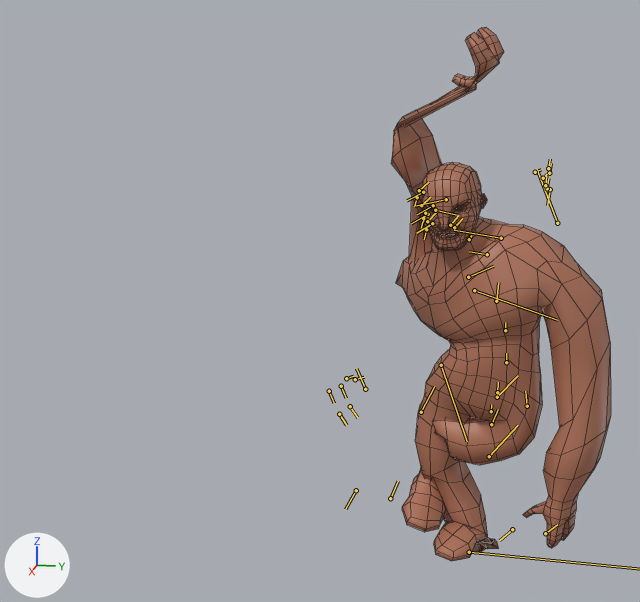
What one commit did to the FBX model KazgarsRevenge/KazgarsRevenge/KazgarsRevengeContent/Models/Player/k_onehanded_swing.fbx.
One viewpoint serves both versions: a 50 mm camera at (0.0787, 0.0011, 0.0439) aimed at (-0.0033, -0.0153, 0.0234). Lighting does not change. The marker at lower left points along +X, +Y and +Z. Both versions are drawn at frame 10 of the action 'k_onehanded_swing'; the numbers are the values there. The bones that bend it are drawn over the model as lines. Mesh edges are drawn as thin lines.
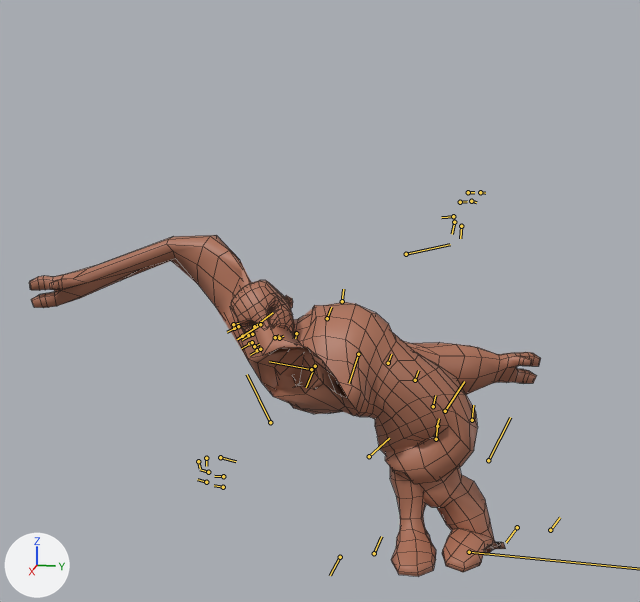
The edits, one by one:
Bone 'Bone' (bone_bone) moves from (0.022, 0.067, 0.306) to (0.54, 0.067, 0.357).
Bone 'Bone_010' (bone_bone_010) turns from (0, 10, 0) to (0, -18, 0) degrees about its own x, y and z.
Bone 'Bone_005' (bone_bone_005) turns from (0, -3, 0) to (0, -23, 0) degrees about its own x, y and z.
Bone 'Bone_002' (bone_bone_002) turns from (0, -11, 0) to (0, -18, 0) degrees about its own x, y and z.
Bone 'Bone_006' (bone_bone_006) turns from (0, -15, 0) to (0, -16, 0) degrees about its own x, y and z.
Bone 'Bone_001' (bone_bone_001) turns from (-3, -1, -4) to (51, 9, -3) degrees about its own x, y and z.
Bone 'Bone_004' (bone_bone_004) turns from (-2, -6, 5) to (-16, -12, 8) degrees about its own x, y and z.
Bone 'Bone_003' (bone_bone_003) turns from (-7, 19, -4) to (-29, 42, -14) degrees about its own x, y and z.
Bone 'Bone_001_L_001' (bone_bone_001_l_001) moves from (-0.027, -0.035, 0.015) to (0.012, 0.061, 0.005).
Bone 'Bone_001_L_001' (bone_bone_001_l_001) turns from (2, -3, -6) to (-3, 0, 9) degrees about its own x, y and z.
Bone 'Bone_001_L_003' (bone_bone_001_l_003) turns from (-23, 4, -27) to (-12, 2, 34) degrees about its own x, y and z.
Bone 'Bone_001_L_002' (bone_bone_001_l_002) turns from (-11, -5, -42) to (-19, -11, -30) degrees about its own x, y and z.
Bone 'Bone_001_R_001' (bone_bone_001_r_001) moves from (0.023, -0.077, -0.024) to (-0.002, 0.01, -0.005).
Bone 'Bone_001_R_001' (bone_bone_001_r_001) turns from (28, -34, -35) to (5, -29, -4) degrees about its own x, y and z.
Bone 'Bone_001_R_003' (bone_bone_001_r_003) turns from (1, 15, -24) to (28, -24, 46) degrees about its own x, y and z.
Bone 'Bone_001_R_002' (bone_bone_001_r_002) turns from (68, -26, 48) to (92, -18, 8) degrees about its own x, y and z.
Bone 'Bone_001_R_004' (bone_bone_001_r_004) turns from (26, -14, -2) to (-17, 5, 33) degrees about its own x, y and z.
Bone 'Bone_L_002' (bone_bone_l_002) turns from (-80, 96, -82) to (-5, 67, -5) degrees about its own x, y and z.
Bone 'Bone_L_003' (bone_bone_l_003) turns from (-14, -68, 12) to (17, -66, -11) degrees about its own x, y and z.
Bone 'Bone_R_002' (bone_bone_r_002) turns from (18, 0, -1) to (20, -47, -10) degrees about its own x, y and z.
Bone 'Bone_R_003' (bone_bone_r_003) turns from (1, -37, -2) to (0, 9, 0) degrees about its own x, y and z.
Bone 'Bone_R_004' (bone_bone_r_004) turns from (6, 43, -1) to (8, 44, -1) degrees about its own x, y and z.

What differs and where, as boxes (x1, y1, x2, y2) in the pictures (640 x 602 px):
'Cube', posed (132% wider, 36% shorter): before (391, 27, 611, 561); after (29, 235, 541, 576)
bone 'Bone', root to tip: before (527, 406) to (525, 391); after (472, 420) to (473, 405)
bone 'Bone_010', root to tip: before (491, 411) to (491, 404); after (437, 426) to (439, 418)
bone 'Bone_005', root to tip: before (497, 392) to (498, 382); after (433, 406) to (435, 395)
bone 'Bone_002', root to tip: before (506, 362) to (506, 353); after (415, 380) to (418, 370)
bone 'Bone_006', root to tip: before (505, 330) to (505, 322); after (388, 363) to (391, 354)
bone 'Bone_001', root to tip: before (496, 301) to (498, 282); after (358, 354) to (349, 383)
bone 'Bone_004', root to tip: before (469, 239) to (471, 235); after (296, 333) to (295, 338)
bone 'Bone_003', root to tip: before (454, 227) to (462, 218); after (279, 338) to (283, 336)
bone 'Bone_001_L_001', root to tip: before (468, 277) to (493, 266); after (327, 318) to (331, 307)
bone 'Bone_001_L_003', root to tip: before (474, 290) to (557, 320); after (342, 301) to (343, 289)
bone 'Bone_001_L_002', root to tip: before (441, 365) to (467, 441); after (406, 254) to (450, 244)
bone 'Bone_001_R_001', root to tip: before (487, 254) to (469, 251); after (315, 366) to (306, 387)
bone 'Bone_001_R_003', root to tip: before (501, 238) to (454, 230); after (311, 369) to (269, 361)
bone 'Bone_001_R_002', root to tip: before (557, 223) to (537, 169); after (270, 422) to (247, 374)
bone 'Bone_001_R_004', root to tip: before (550, 189) to (547, 205); after (220, 457) to (236, 461)
bone 'Bone_L_002', root to tip: before (491, 424) to (498, 409); after (436, 439) to (438, 420)
bone 'Bone_L_003', root to tip: before (421, 412) to (434, 386); after (369, 456) to (389, 438)
bone 'Bone_R_002', root to tip: before (497, 397) to (518, 375); after (445, 411) to (464, 381)
bone 'Bone_R_003', root to tip: before (489, 456) to (518, 425); after (488, 460) to (510, 417)
bone 'Bone_R_004', root to tip: before (545, 533) to (557, 524); after (550, 530) to (560, 517)
